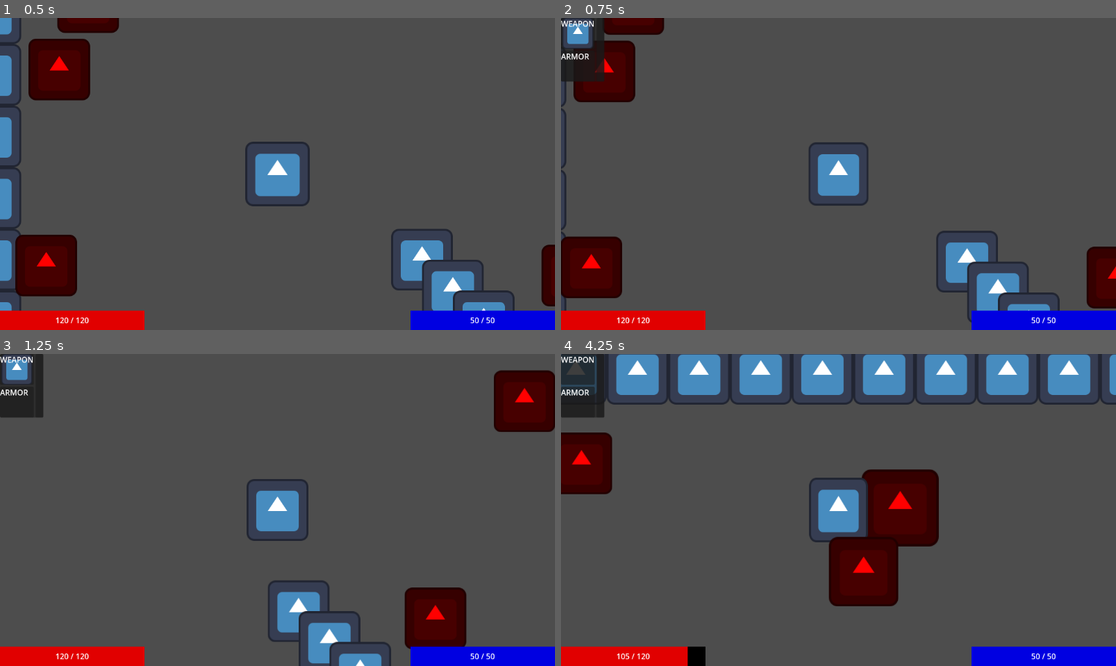
Above: before the commit, frames 1-4 (two rows, left to right).
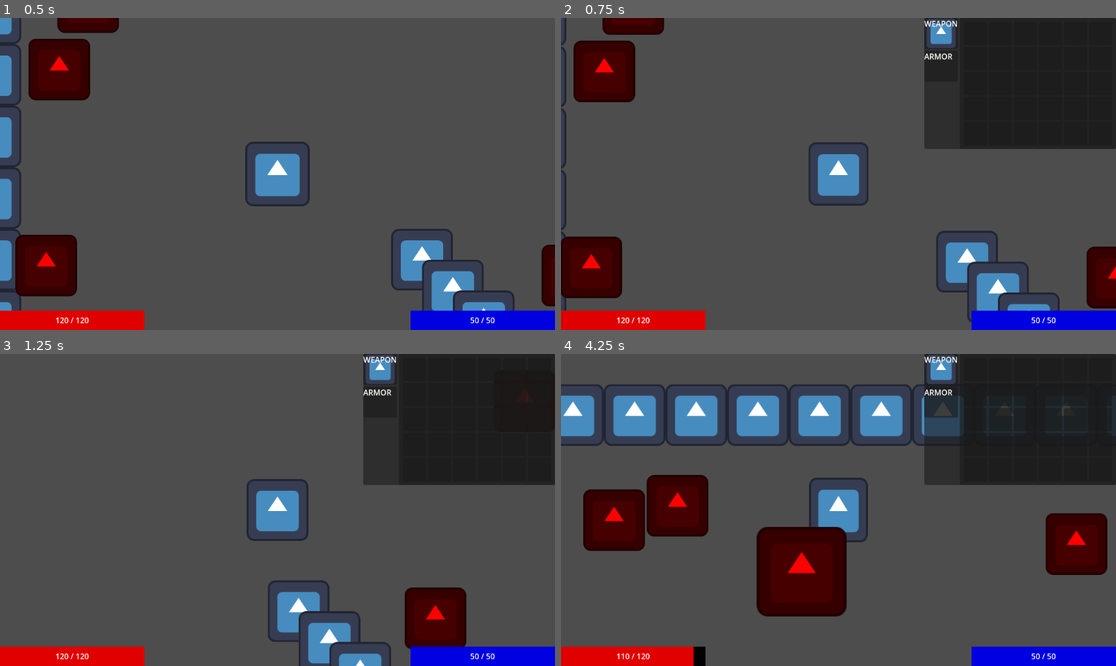
Above: after the commit, the same moments.

Repository: PietPadda/Godot_2D_ARPG
Game: Godot game, scene res://scenes/levels/main.tscn
Two runs of this game, one before a commit and one after it. Both use one fixed random seed, a clock stepped at 60 frames per second and the inputs below. The engine's default icon, where the game draws it, is replaced by a stand-in: a white triangle on a blue panel in a dark square.
Inputs (mouse positions are in pixels of both pictures, inside the frame that each line leads up to):
- Up to frame 1 (0.5 s): no input
- Up to frame 2 (0.75 s): tap Enter at 0.5 s; move the mouse to (960, 158) at 0.52 s; tap C (toggle_character_sheet) at 0.6 s; click (960, 158) at 0.67 s
- Up to frame 3 (1.25 s): no input
- Up to frame 4 (4.25 s): move the mouse to (577, 369) at 1.27 s; tap Space (attack) at 1.35 s; click (577, 369) at 1.42 s; tap C (toggle_character_sheet) at 1.55, 2.3, 2.85, 3.6 s; move the mouse to (894, 441) at 2.02 s; press the mouse at (894, 441) at 2.03 s; move the mouse to (577, 400) at 2.77 s; release the mouse at (577, 400) at 2.78 s; click (577, 400) at 2.92 s; move the mouse to (1005, 556) at 3.52 s; click (1005, 556) at 3.67 s

Frame 1 is identical in both runs. In frame 2, 15% of the frame differs, in the area x 0-100%, y 0-42%; in frame 3, 15%; in frame 4, 45%, in the area x 0-100%, y 0-100%.

Commit message:
refactor(ui): centralize character sheet logic and fix equip/unequip flow

Diff:
--- a/data/inventory/player_inventory.tres
+++ b/data/inventory/player_inventory.tres
@@ -4,5 +4,5 @@
 
 [resource]
 script = ExtResource("1_d2mav")
-capacity = 20
+capacity = 30
 metadata/_custom_type_script = "uid://ccw2kksbss84s"
--- a/scenes/ui/character_sheet.tscn
+++ b/scenes/ui/character_sheet.tscn
@@ -5,6 +5,12 @@
 [ext_resource type="PackedScene" uid="uid://i8r3dhcqw1wa" path="res://scenes/ui/inventory_panel.tscn" id="2_ielsr"]
 
 [node name="CharacterSheet" type="PanelContainer"]
+anchors_preset = 1
+anchor_left = 1.0
+anchor_right = 1.0
+offset_left = -84.0
+offset_bottom = 132.0
+grow_horizontal = 0
 script = ExtResource("1_84elj")
 
 [node name="HBoxContainer" type="HBoxContainer" parent="."]
--- a/scenes/ui/inventory_panel.tscn
+++ b/scenes/ui/inventory_panel.tscn
@@ -22,4 +22,4 @@
 [node name="GridContainer" type="GridContainer" parent="MarginContainer"]
 unique_name_in_owner = true
 layout_mode = 2
-columns = 5
+columns = 6
--- a/scripts/components/equipment_component.gd
+++ b/scripts/components/equipment_component.gd
@@ -1,6 +1,9 @@
 # equipment_component.gd
 class_name EquipmentComponent
 extends Node
+
+# Event driven signals
+signal equipment_changed
 
 # expose for resource field
 @export var equipment_data: EquipmentData
@@ -9,4 +12,14 @@
 func equip_item(item: ItemData) -> void:
 	if item.equipment_slot != ItemData.EquipmentSlot.NONE: # if it's equippable
 		equipment_data.equipped_items[item.equipment_slot] = item # equip in slot
+		emit_signal("equipment_changed") # event signal
 		print("Equipped: ", item.item_name) # debug print
+
+# Unequips an item from a specific slot.
+func unequip_item_by_slot(slot: ItemData.EquipmentSlot) -> void:
+	if equipment_data.equipped_items.has(slot):
+		var item = equipment_data.equipped_items[slot]
+		if item:
+			equipment_data.equipped_items[slot] = null
+			emit_signal("equipment_changed")
+			print("Unequipped: ", item.item_name)
--- a/scripts/enemies/skeleton.gd
+++ b/scripts/enemies/skeleton.gd
@@ -3,8 +3,7 @@
 
 # Preload the scenes and resources we need to spawn.
 const LootDropScene = preload("res://scenes/items/loot_drop.tscn")
-const GoldCoinData = preload("res://data/items/gold_coin.tres")
-const CrudeSwordData = preload("res://data/items/crude_sword.tres")
+const DroppedItemData  = preload("res://data/items/crude_sword.tres")
 
 @onready var state_machine: StateMachine = $StateMachine
 @onready var stats_component: StatsComponent = $StatsComponent
@@ -41,8 +40,8 @@
 	get_tree().current_scene.add_child(loot_instance)
 
 	# ONLY NOW SAFE TO CALL INIT
-	# Initialize it with our crude sword data.
-	loot_instance.initialize(CrudeSwordData)
+	# Initialize it with preset loot
+	loot_instance.initialize(DroppedItemData)
 
 	# When this enemy dies, it should remove itself from the game.
 	queue_free()
--- a/scripts/ui/character_sheet.gd
+++ b/scripts/ui/character_sheet.gd
@@ -1,49 +1,73 @@
 # character_sheet.gd
 extends PanelContainer
 
-# This controller will manage the data flow between components.
-var inventory_component: InventoryComponent
-var equipment_component: EquipmentComponent
-
+# scene nodes
 @onready var inventory_panel = %InventoryPanel # Make InventoryPanel a unique name
 @onready var weapon_slot: PanelContainer = $HBoxContainer/VBoxContainer/WeaponSlot
 @onready var armor_slot: PanelContainer = $HBoxContainer/VBoxContainer/ArmorSlot
 
+# These setters will run automatically when the HUD assigns the components.
+# inventory setter
+var inventory_component: InventoryComponent:
+	set(value):
+		inventory_component = value
+		# Connect to the signal that announces data changes.
+		inventory_component.inventory_changed.connect(redraw) # redraw on any inv changes!
+		# Initialize the UI with the inventory data ONE time.
+		inventory_panel.initialize_inventory(inventory_component.inventory_data)
+
+# equipment setter
+var equipment_component: EquipmentComponent:
+	set(value):
+		equipment_component = value
+
 func _ready() -> void:
-	# Wait until the components are assigned before connecting signals.
-	await owner.ready
-
 	# Connect signals from the UI slots to our controller logic.
 	weapon_slot.slot_clicked.connect(_on_equipment_slot_clicked)
 	armor_slot.slot_clicked.connect(_on_equipment_slot_clicked)
+
+	# We must wait for the inventory_panel to create its slots before connecting to them.
+	await inventory_panel.ready
 	# We need to connect to every slot in the inventory.
 	for slot in inventory_panel.grid_container.get_children():
 		slot.slot_clicked.connect(_on_inventory_slot_clicked)
 
 # When an inventory item is clicked, try to equip it.
 func _on_inventory_slot_clicked(item_data: ItemData) -> void:
+	# Ignore clicks on non-equippable items.
+	if item_data.equipment_slot == ItemData.EquipmentSlot.NONE:
+		return
+
 	# Check if an item is already in that slot, and unequip it first.
 	var slot_type = item_data.equipment_slot
 	var current_item = equipment_component.equipment_data.equipped_items[slot_type]
+
+	# If a different item is already in that slot, unequip it first.
 	if current_item:
-		unequip_item(slot_type, current_item)
+		_unequip_item(slot_type, current_item)
 
-	equipment_component.equip_item(item_data)
-	inventory_component.remove_item(item_data)
-	redraw()
+	equipment_component.equip_item(item_data) # add item to eq
+	inventory_component.remove_item(item_data) # then remove from inv
+	# The redraw will happen automatically via the inventory_changed signal.
 
 # When an equipped item is clicked, unequip it.
 func _on_equipment_slot_clicked(slot_type: ItemData.EquipmentSlot, item_data: ItemData) -> void:
-	unequip_item(slot_type, item_data)
+	_unequip_item(slot_type, item_data)
 
-func unequip_item(slot_type: ItemData.EquipmentSlot, item_data: ItemData) -> void:
+# unequip is now an internal only private helper
+func _unequip_item(slot_type: ItemData.EquipmentSlot, item_data: ItemData) -> void:
+	# The add_item function returns true if it succeeds.
 	# Check if inventory has space before unequipping.
 	if inventory_component.add_item(item_data):
 		equipment_component.equipment_data.equipped_items[slot_type] = null
-	redraw()
+	# Redraw will also happen automatically here.
 
 # A central function to update all UI elements.
 func redraw() -> void:
+	# Check if the components are ready before redrawing.
+	if not is_instance_valid(inventory_component) or not is_instance_valid(equipment_component):
+		return
+
 	inventory_panel.redraw(inventory_component.inventory_data)
 	weapon_slot.update_slot(equipment_component.equipment_data.equipped_items[ItemData.EquipmentSlot.WEAPON])
 	armor_slot.update_slot(equipment_component.equipment_data.equipped_items[ItemData.EquipmentSlot.ARMOR])
